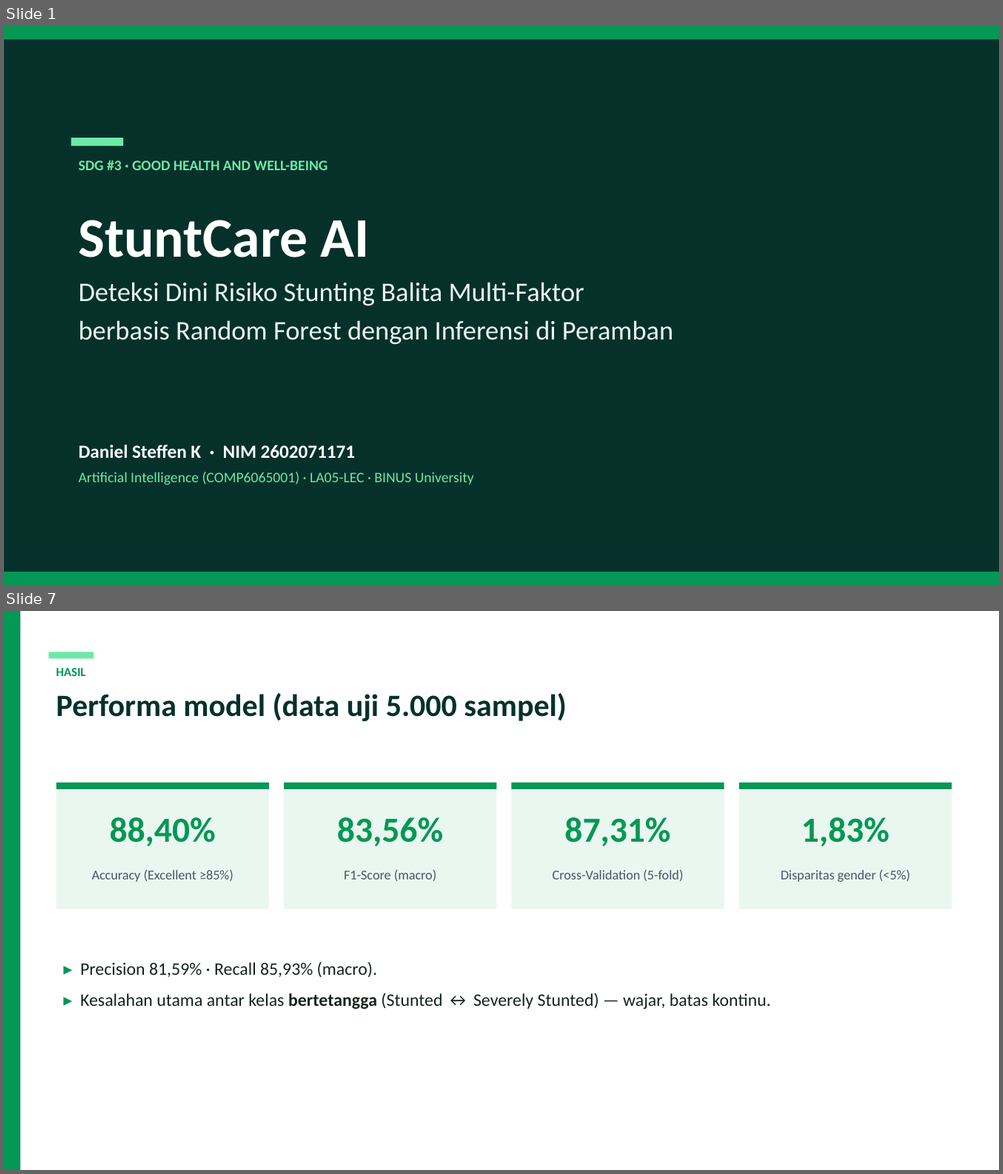
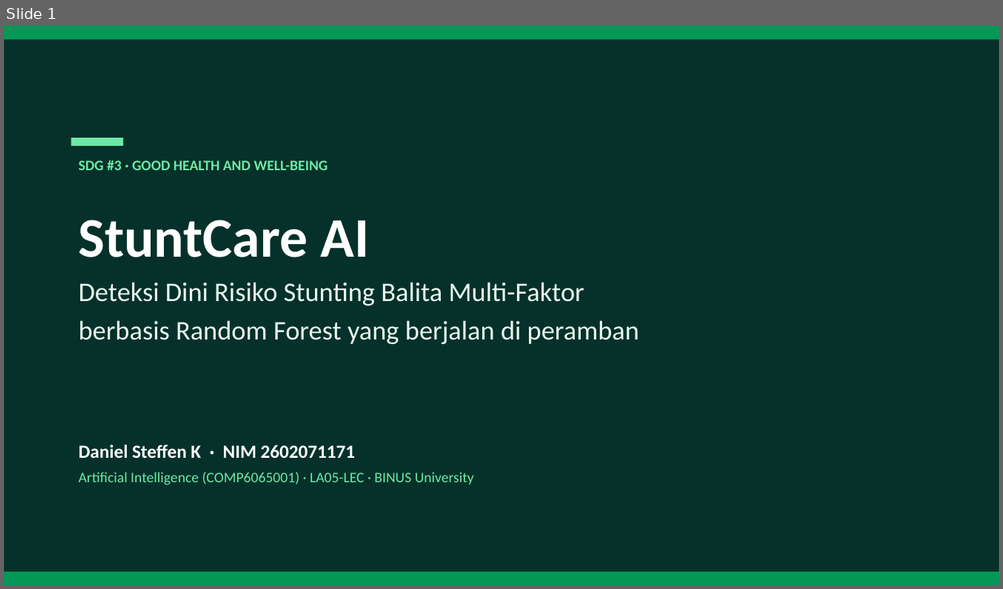
Before and after one commit to steffenkwik/machinelearning-ai, a slide deck: StuntCare_AI_Presentation.pptx. Shown one above the other, each under a label of ours: slides 1 and 7 before the commit, slide 1 after it; the slides between them are not shown. The pictures are 1003x1174 and 1003x589 pixels, drawn with LibreOffice and Linux fonts; fonts in the diff are those of the drawing. Boxes give left, top, right and bottom in pixels: in the first picture for what was removed or moved away, otherwise in the second. Text is boxed around its words. In the diff, an @@ line names an element or a change of style, - is before the commit and + after.

```diff
--- a/StuntCare_AI_Presentation.pptx
+++ b/StuntCare_AI_Presentation.pptx
@@ slide 7 removed at (4,611,999,1170), background #FFFFFF @@
@@ rectangle removed at (4,611,20,1170) @@
@@ rectangle removed at (48,652,94,659) @@
@@ text removed at (56,668,85,676) @@
-HASIL
@@ text removed at (56,693,566,721) @@
-Performa model (data uji 5.000 sampel)
@@ rectangle removed at (57,783,269,909) @@
@@ rectangle removed at (57,783,269,789) @@
@@ rectangle removed at (284,783,496,909) @@
@@ rectangle removed at (284,783,496,789) @@
@@ rectangle removed at (512,783,724,909) @@
@@ rectangle removed at (512,783,724,789) @@
@@ rectangle removed at (739,783,951,909) @@
@@ rectangle removed at (739,783,951,789) @@
@@ text removed at (110,817,216,846) @@
-88,40%
@@ text removed at (337,817,443,847) @@
-83,56%
@@ text removed at (564,817,670,846) @@
-87,31%
@@ text removed at (801,817,889,847) @@
-1,83%
@@ text removed at (92,870,233,882) @@
-Accuracy (Excellent ≥85%)
@@ text removed at (344,870,437,882) @@
-F1-Score (macro)
@@ text removed at (552,870,683,882) @@
-Cross-Validation (5-fold)
@@ text removed at (780,870,910,882) @@
-Disparitas gender (<5%)
@@ text removed at (80,962,771,1009) @@
-▸ Precision 81,59% · Recall 85,93% (macro).
-▸ Kesalahan utama antar kelas bertetangga (Stunted ↔ Severely Stunted) — wajar, batas kontinu.
@@ slide 1 changed as well @@
@@ text at (79,321,639,345): text changed @@
-berbasis Random Forest dengan Inferensi di Peramban
+berbasis Random Forest yang berjalan di peramban
```
Also in this commit, not shown: 7 other slides changed, 6 slides added, 5 other slides removed, 7 other files.
